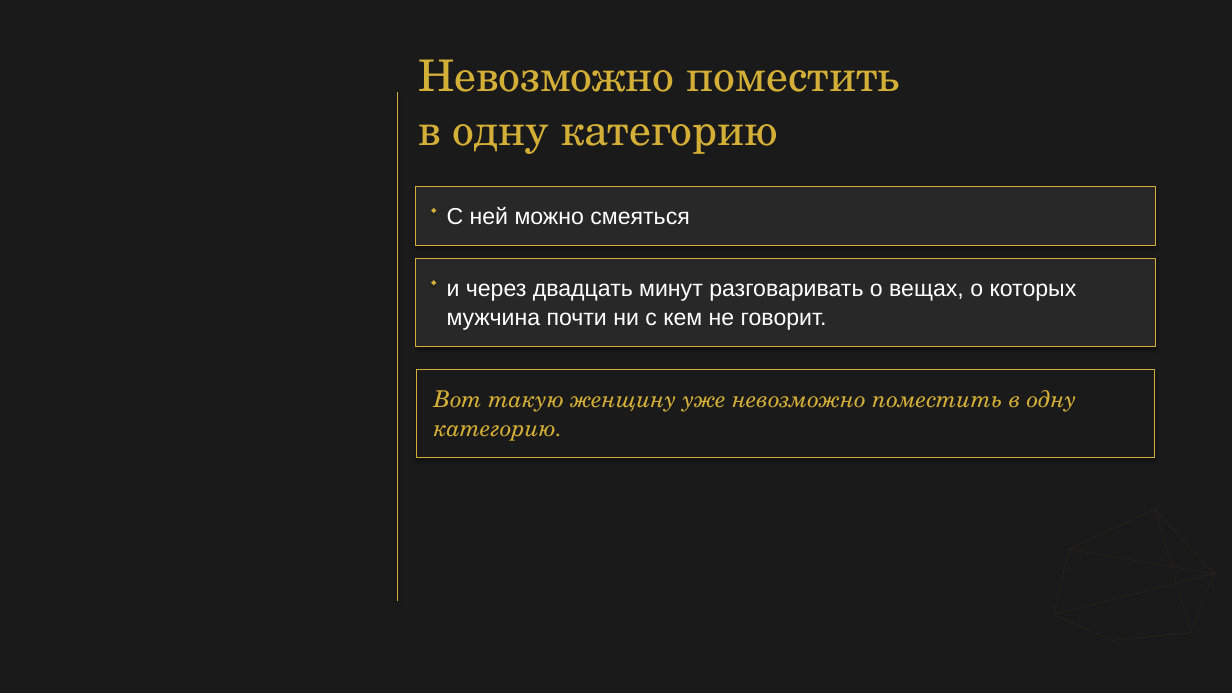
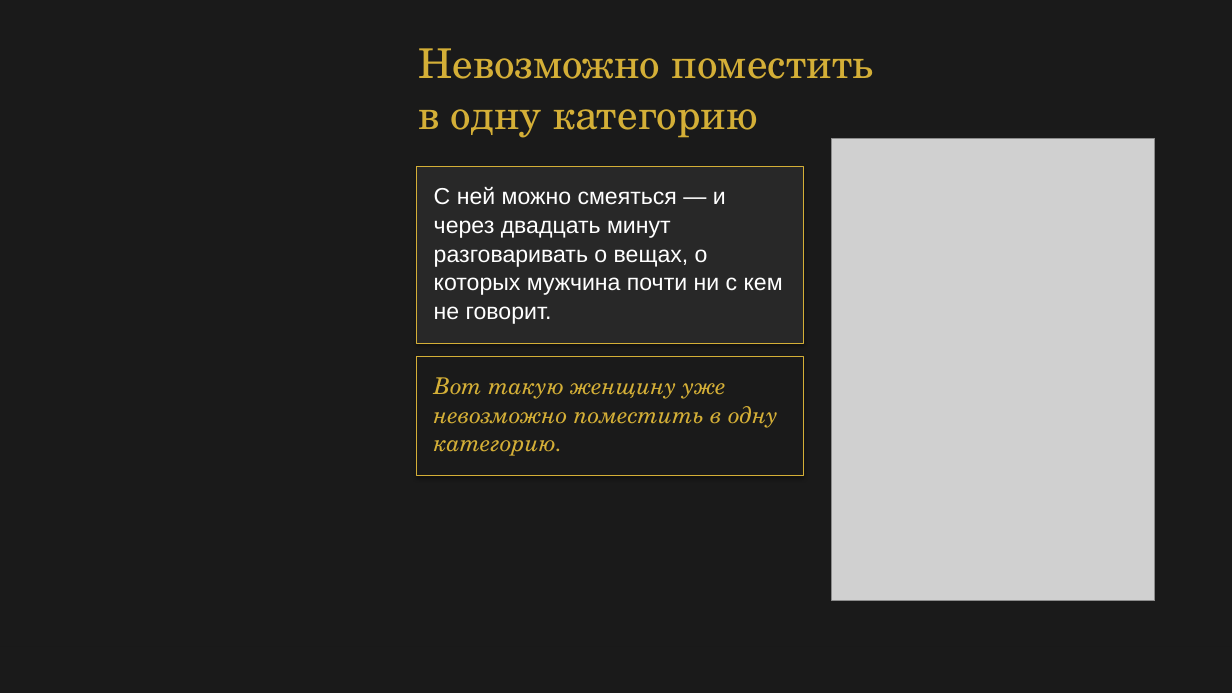
Before and after one commit to babylonofkommod-ai/-, a slide deck: slide 22 of Ваш Кристалл незабываемости.pptx (slide 16 before the commit). Drawn at 1232x693 pixels with LibreOffice and Linux fonts; fonts in the diff are those of the drawing; grey boxes stand for pictures. Boxes give left, top, right and bottom in pixels: in the first picture for what was removed or moved away, otherwise in the second. Text is boxed around its words. In the diff, an @@ line names an element or a change of style, - is before the commit and + after.

```diff
--- a/Ваш Кристалл незабываемости.pptx
+++ b/Ваш Кристалл незабываемости.pptx
@@ text "Невозможно поместить": place and size @@
-text "Невозможно поместить" at <box>418,59,899,154</box>
+text "Невозможно поместить" at <box>418,48,873,138</box>
@@ text "Невозможно поместить" at <box>418,48,873,138</box>: size 34 to 32 pt; line spacing 42.2pt to 39.7pt @@
@@ line removed from (397, 92) to (397, 601) @@
@@ picture added at <box>832,139,1155,601</box> @@
@@ rectangle: place and size @@
-rectangle at <box>416,259,1155,347</box>
+rectangle at <box>417,167,804,344</box>
@@ rectangle removed at <box>416,186,1155,245</box> @@
@@ diamond removed at <box>432,208,437,213</box> @@
@@ text at <box>434,187,783,324</box>: text changed @@
-и через двадцать минут разговаривать о вещах, о которых
-мужчина почти ни с кем не говорит.
+С ней можно смеяться — и
+через двадцать минут
+разговаривать о вещах, о
+которых мужчина почти ни с кем
+не говорит.
@@ text removed at <box>447,207,689,225</box> @@
-С ней можно смеяться
@@ diamond removed at <box>432,280,437,286</box> @@
@@ rectangle added at <box>417,357,804,476</box>, fill #1A1A1A, outline #D4AF37 0.5 pt @@
@@ text "Вот такую женщину уже": place and size @@
-text "Вот такую женщину уже" at <box>434,390,1077,441</box>
+text "Вот такую женщину уже" at <box>434,377,778,456</box>
@@ rectangle removed at <box>417,370,1155,457</box> @@
@@ text at <box>434,377,778,428</box>: text changed @@
-Вот такую женщину уже невозможно поместить в одну
+Вот такую женщину уже
+невозможно поместить в одну
@@ line removed from (1069, 549) to (1155, 509) @@
@@ line removed from (1155, 509) to (1214, 574) @@
@@ line removed from (1155, 509) to (1191, 633) @@
@@ line removed from (1054, 615) to (1069, 549) @@
@@ line removed from (1069, 549) to (1214, 574) @@
@@ line removed from (1214, 574) to (1054, 615) @@
```
Also in this commit, not shown: 12 other slides changed, 9 slides added, 3 slides removed, 9 other files.
